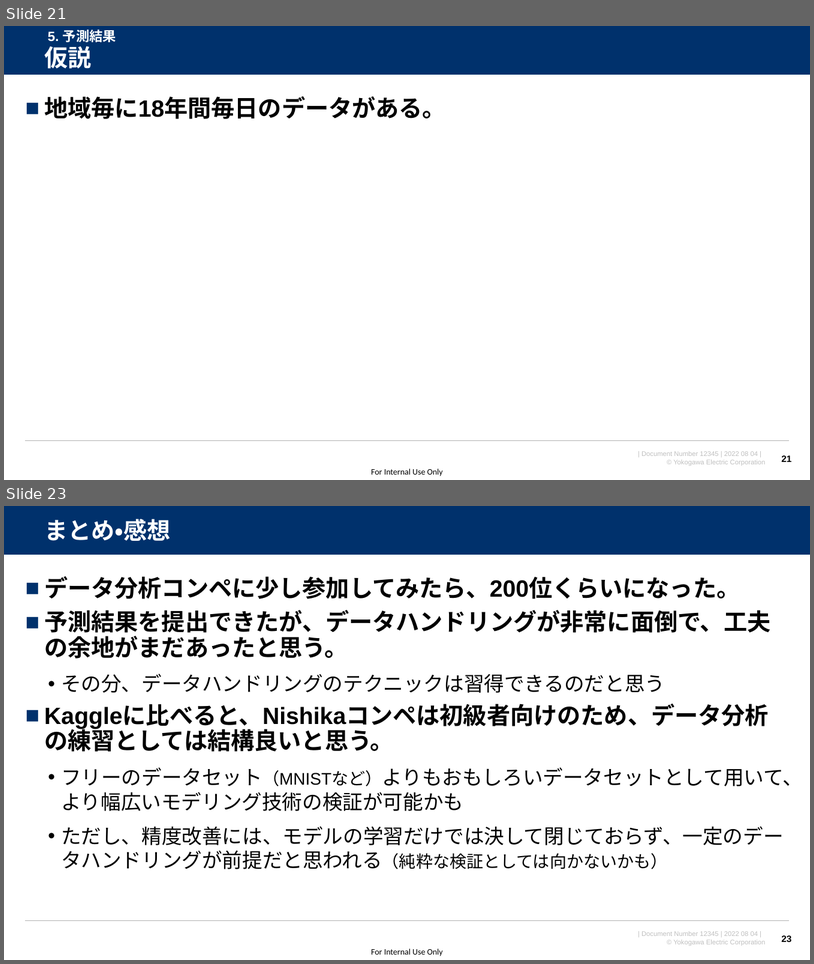
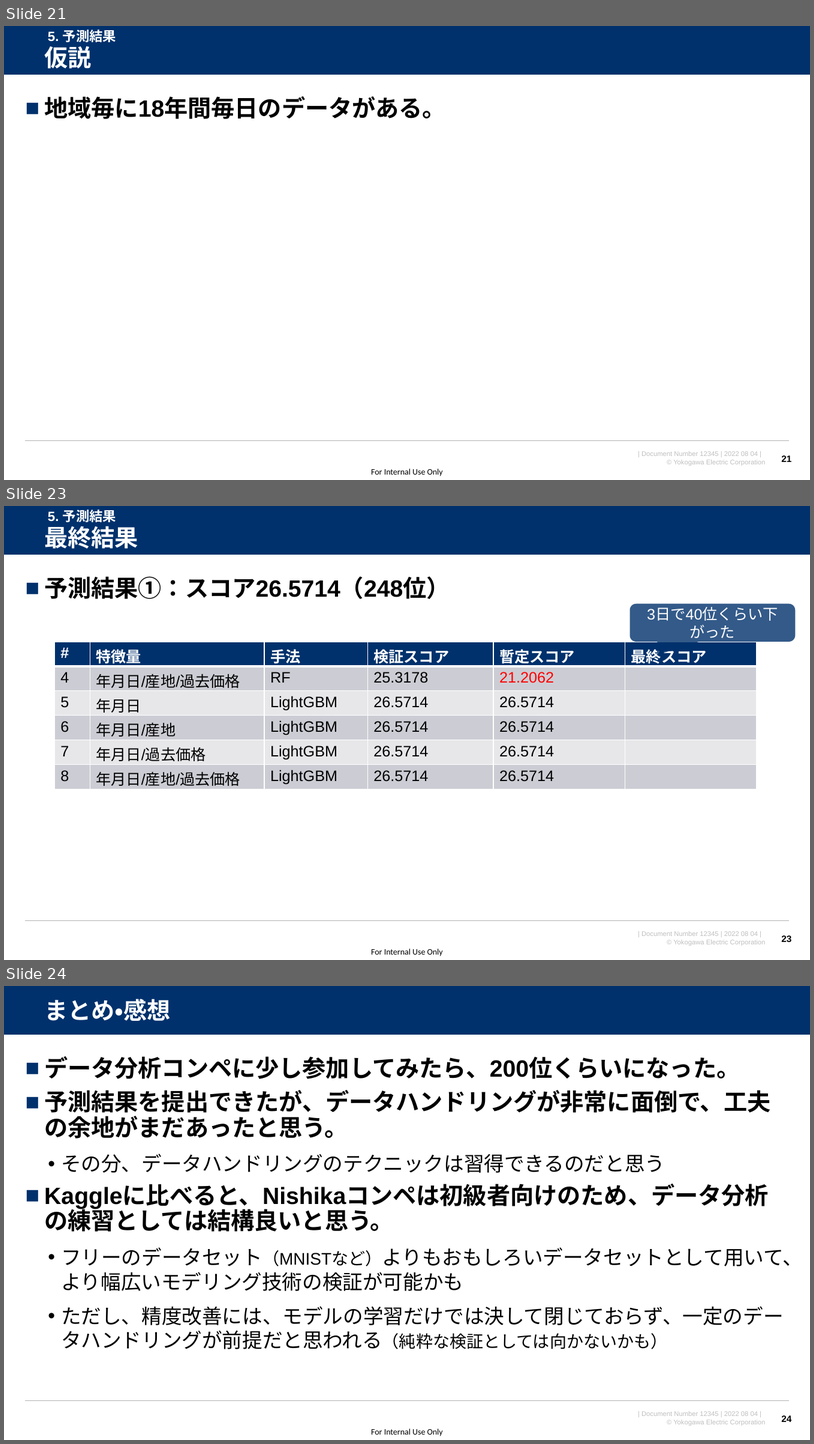
Before and after one commit to watarukumagai-git/opt, a slide deck: MMW/20220804_MMW_kumagai_rev.0.pptx. Shown one above the other, each under a label of ours: slides 21 and 23 before the commit, slides 21, 23 and 24 after it; the slides between them are not shown. The pictures are 814x964 and 814x1444 pixels, drawn with LibreOffice and Linux fonts; fonts in the diff are those of the drawing; background and template pictures are left out. Boxes give left, top, right and bottom in pixels: in the first picture for what was removed or moved away, otherwise in the second. Text is boxed around its words. In the diff, an @@ line names an element or a change of style, - is before the commit and + after.

```diff
--- a/MMW/20220804_MMW_kumagai_rev.0.pptx
+++ b/MMW/20220804_MMW_kumagai_rev.0.pptx
@@ slide 23 added at (4, 506, 810, 960), background #FFFFFF; not listed: 5 template elements that a slide beside it also shows @@
@@ text added at (48, 510, 116, 522), 16 pt, text #FFFFFF, bold @@
+5. 予測結果
@@ title added at (44, 526, 138, 549), 28 pt, text #FFFFFF, bold @@
+最終結果
@@ text added at (44, 576, 450, 599), 28 pt, text #000000, bold @@
+■ 予測結果①：スコア26.5714（248位）
@@ rounded speech box added at (630, 603, 796, 642), fill #00316C at 80% opacity, 18 pt, text #FFFFFF @@
+3日で40位くらい下がった
@@ table added at (55, 642, 757, 789), 6 rows, 6 columns @@
+# | 特徴量 | 手法 | 検証スコア | 暫定スコア | 最終スコア
+4 | 年月日/産地/過去価格 | RF | 25.3178 | 21.2062 | 
+5 | 年月日 | LightGBM | 26.5714 | 26.5714 | 
+6 | 年月日/産地 | LightGBM | 26.5714 | 26.5714 | 
+7 | 年月日/過去価格 | LightGBM | 26.5714 | 26.5714 | 
+8 | 年月日/産地/過去価格 | LightGBM | 26.5714 | 26.5714 | 
@@ page number added at (782, 935, 792, 942), 11 pt, text #000000, bold @@
+23
@@ what was slide 23 is now slide 24 @@
@@ page number at (782, 1415, 792, 1422): text changed @@
-23
+24
```
Also in this commit, not shown: 1 slide changed.
